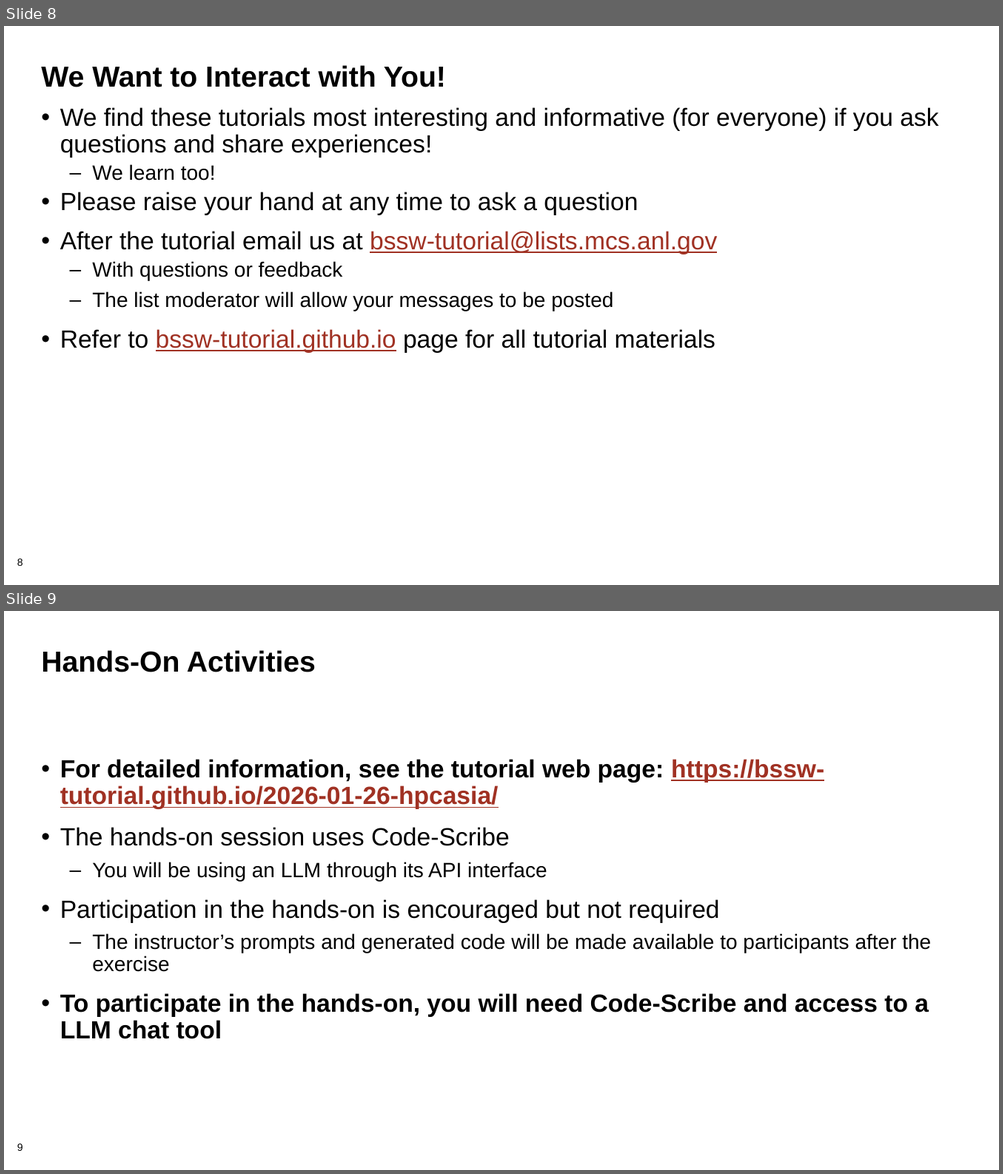
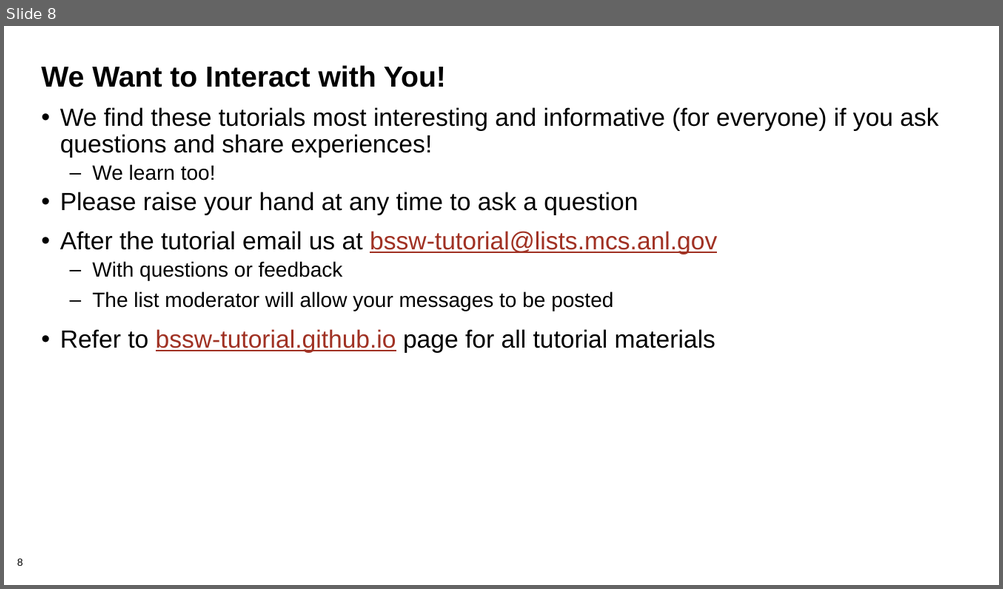
Before and after one commit to bssw-tutorial/presentations, a slide deck: intro.pptx. Shown one above the other, each under a label of ours: slides 8 and 9 before the commit, slide 8 after it. The pictures are 1003x1174 and 1003x589 pixels, drawn with LibreOffice and Linux fonts; fonts in the diff are those of the drawing. Boxes give left, top, right and bottom in pixels: in the first picture for what was removed or moved away, otherwise in the second. Text is boxed around its words. In the diff, an @@ line names an element or a change of style, - is before the commit and + after.

```diff
--- a/intro.pptx
+++ b/intro.pptx
@@ slide 9 removed at [4, 611, 999, 1170], background #FFFFFF; not listed: 1 template element that a slide beside it also shows @@
@@ title removed at [41, 650, 316, 672] @@
-Hands-On Activities
@@ text removed at [60, 759, 930, 1039] @@
-• For detailed information, see the tutorial web page: https://bssw-tutorial.github.io/2026-01-26-hpcasia/
-• The hands-on session uses Code-Scribe
-  – You will be using an LLM through its API interface
-• Participation in the hands-on is encouraged but not required
-  – The instructor’s prompts and generated code will be made available to participants after the exercise
-• To participate in the hands-on, you will need Code-Scribe and access to a LLM chat tool
```
Also in this commit, not shown: 4 slides changed.
